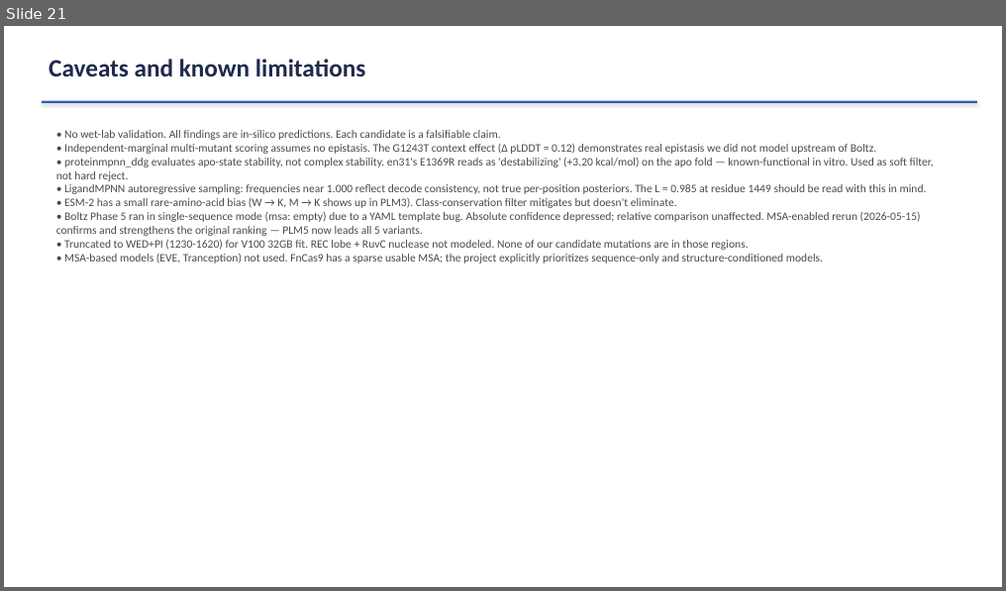
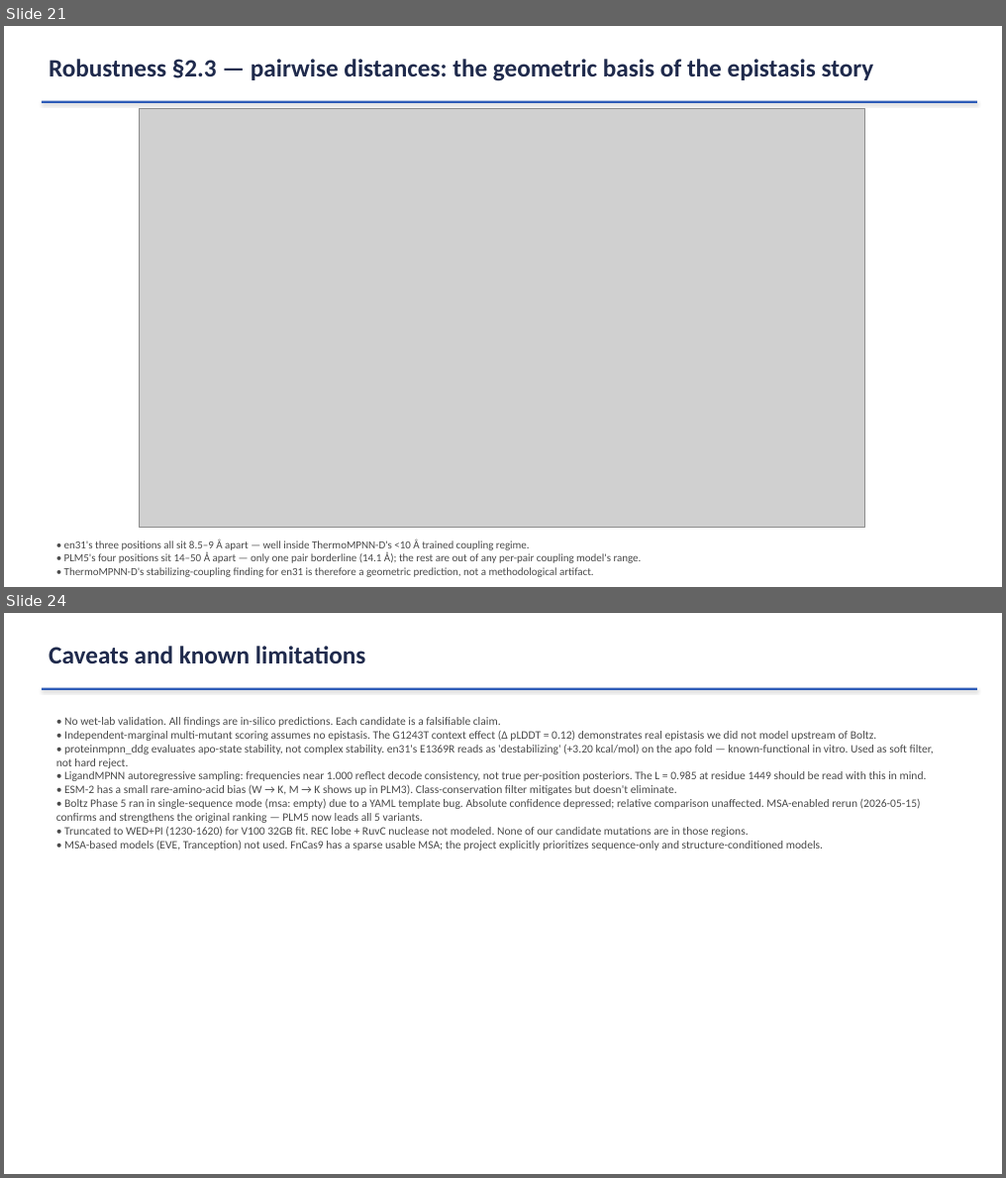
Before and after one commit to visvikbharti/protein-language-model-exploration, a slide deck: docs/presentation/FnCas9_PLM_Redesign.pptx. Shown one above the other, each under a label of ours: slide 21 before the commit, slides 21 and 24 after it; the slides between them are not shown. The pictures are 1006x591 and 1006x1178 pixels, drawn with LibreOffice and Linux fonts; fonts in the diff are those of the drawing; grey boxes stand for pictures. Boxes give left, top, right and bottom in pixels: in the first picture for what was removed or moved away, otherwise in the second. Text is boxed around its words. In the diff, an @@ line names an element or a change of style, - is before the commit and + after.

```diff
--- a/docs/presentation/FnCas9_PLM_Redesign.pptx
+++ b/docs/presentation/FnCas9_PLM_Redesign.pptx
@@ slide 21 added at box(4, 26, 1002, 587), background #FFFFFF @@
@@ text added at box(49, 59, 874, 81), 24 pt, text #1F2A4C, bold @@
+Robustness §2.3 — pairwise distances: the geometric basis of the epistasis story
@@ rectangle added at box(42, 101, 977, 103), fill #2E5CB8 @@
@@ picture added at box(139, 108, 865, 528) @@
@@ text added at box(64, 540, 642, 577), 10.5 pt, text #4A4A4A @@
+• en31's three positions all sit 8.5–9 Å apart — well inside ThermoMPNN-D's <10 Å trained coupling regime.
+• PLM5's four positions sit 14–50 Å apart — only one pair borderline (14.1 Å); the rest are out of any per-pair coupling model's range.
+• ThermoMPNN-D's stabilizing-coupling finding for en31 is therefore a geometric prediction, not a methodological artifact.
@@ what was slide 21 is now slide 24 @@
```
Also in this commit, not shown: 3 slides changed, 3 other slides added, 1 slide removed, 17 other files.
